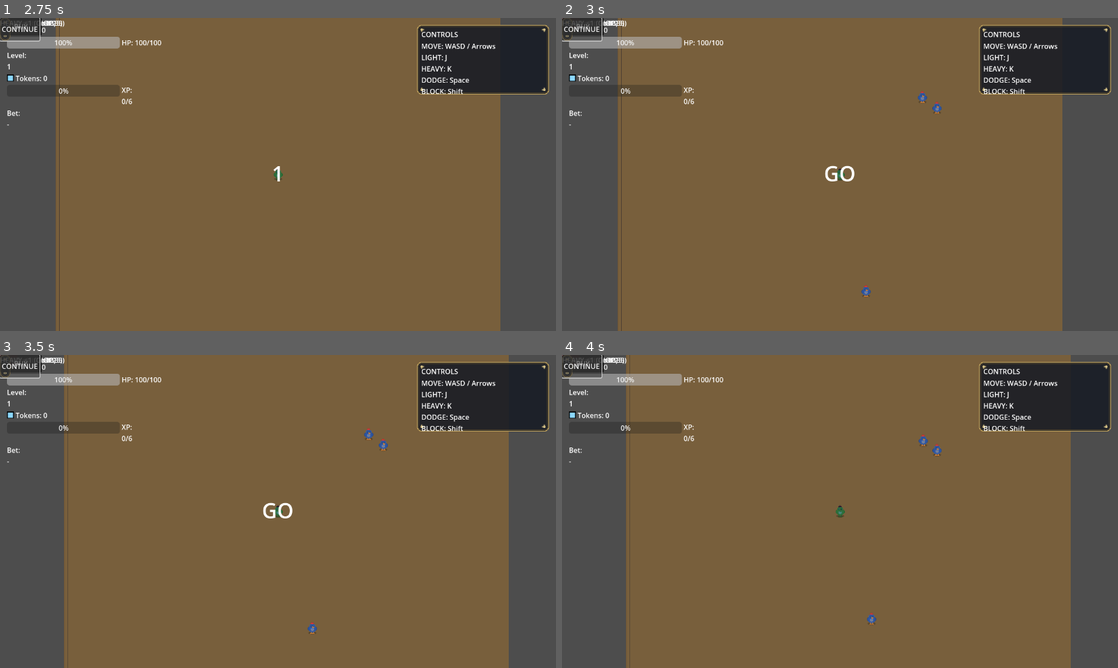
Above: before the commit, frames 1-4 (two rows, left to right).
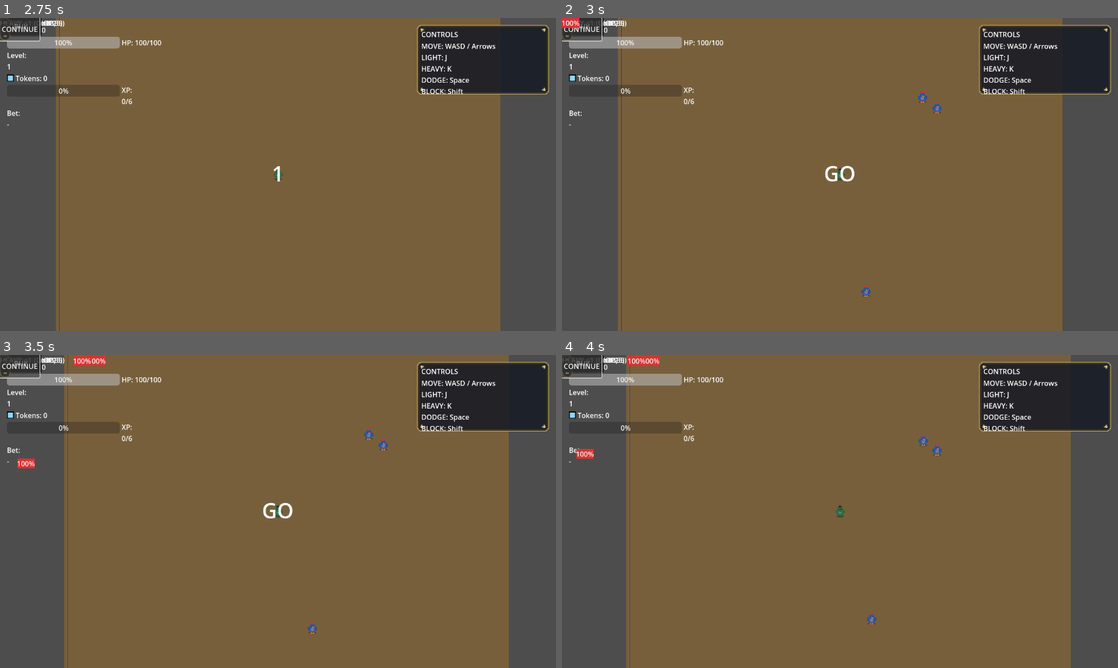
Above: after the commit, the same moments.

Repository: Faratas410/Gallicus-2.0
Game: Godot game, scene res://scenes/Main.tscn
Two runs of this game, one before a commit and one after it. Both use one fixed random seed, a clock stepped at 60 frames per second and the inputs below.
Inputs:
- Up to frame 1 (2.75 s): click "CONTINUE" at 0.5 s; click "CONTINUE" at 1.25 s; click "BUY" at 2 s
- Up to frame 2 (3 s): click "BUY" at 2.75 s
- Up to frame 3 (3.5 s): no input
- Up to frame 4 (4 s): click "BUY" at 3.5 s

Frame 1 is identical in both runs. In frame 2, 0.1% of the frame differs, in the area x 0-4%, y 0-4%; in frame 3, 0.3%; in frame 4, 0.3%, in the area x 0-18%, y 0-34%.
Error before the commit: Parse Error: Cannot find member "xform" in base "Transform2D". (res://scripts/ui/enemy_health_bar.gd:26)

Commit message:
Fix UI transform and phase typing

Diff:
--- a/scenes/UI.tscn
+++ b/scenes/UI.tscn
@@ -202,7 +202,7 @@
 stretch_mode = 5
 
 # Content area that will be kept inside the "box" region of the upgrade background (positioned in code).
-[node name="UpgradeContentArea" type="Control" parent="Modals/UpgradePanel"]
+[node name="UpgradeContentArea" type="MarginContainer" parent="Modals/UpgradePanel"]
 mouse_filter = 2
 clip_contents = true
 anchor_left = 0.0
@@ -213,6 +213,10 @@
 offset_top = 0.0
 offset_right = 0.0
 offset_bottom = 0.0
+theme_override_constants/margin_left = 0
+theme_override_constants/margin_top = 0
+theme_override_constants/margin_right = 0
+theme_override_constants/margin_bottom = 0
 
 [node name="UpgradeVBox" type="VBoxContainer" parent="Modals/UpgradePanel/UpgradeContentArea"]
 anchor_right = 1.0
--- a/scripts/systems/run_manager.gd
+++ b/scripts/systems/run_manager.gd
@@ -58,7 +58,7 @@
 var _player: Node
 var _run_failed_emitted: bool = false
 var _is_game_over: bool = false
-var phase: int = RunPhase.PREP
+var phase: RunPhase = RunPhase.PREP
 var _prep_sequence_id: int = 0
 var _has_started_run: bool = false
 var _show_shop_next_bet: bool = false
@@ -775,8 +775,12 @@
 func is_live() -> bool:
 	return phase == RunPhase.LIVE
 
-func set_phase(p: int) -> void:
-	phase = p
+func set_phase(p: Variant) -> void:
+	# Supporta sia RunPhase che int (es. valori serializzati / segnali legacy).
+	if typeof(p) == TYPE_INT:
+		phase = (p as int) as RunPhase
+	else:
+		phase = p as RunPhase
 	GameEvents.run_phase_changed.emit(int(phase))
 	_apply_phase()
 
--- a/scripts/ui/enemy_health_bar.gd
+++ b/scripts/ui/enemy_health_bar.gd
@@ -22,8 +22,10 @@
 	bar.value = float(safe_current)
 
 func _world_to_screen(world_pos: Vector2) -> Vector2:
-	var canvas_transform: Transform2D = get_viewport().get_canvas_transform()
-	return canvas_transform.xform(world_pos)
+	# Godot 4.x: Transform2D.xform() non è più disponibile come in 3.x.
+	# get_screen_transform() converte coordinate canvas->screen in modo corretto con Camera2D/zoom.
+	var t: Transform2D = get_viewport().get_screen_transform()
+	return t * world_pos
 
 func _process(_delta: float) -> void:
 	if _target == null or not is_instance_valid(_target):
